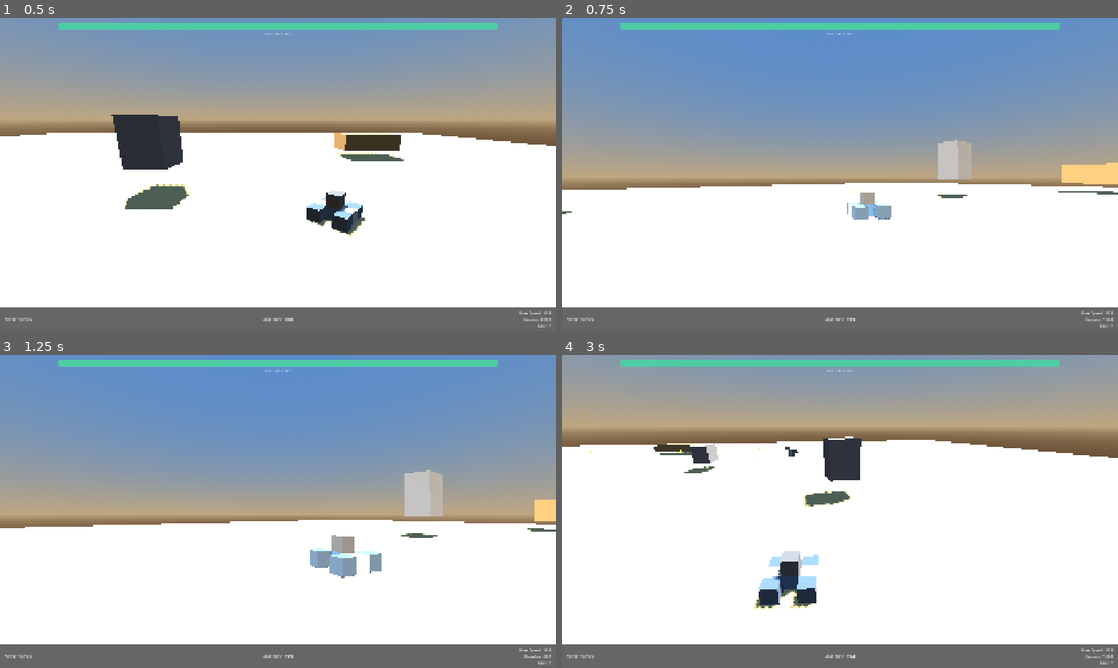
Above: before the commit, frames 1-4 (two rows, left to right).
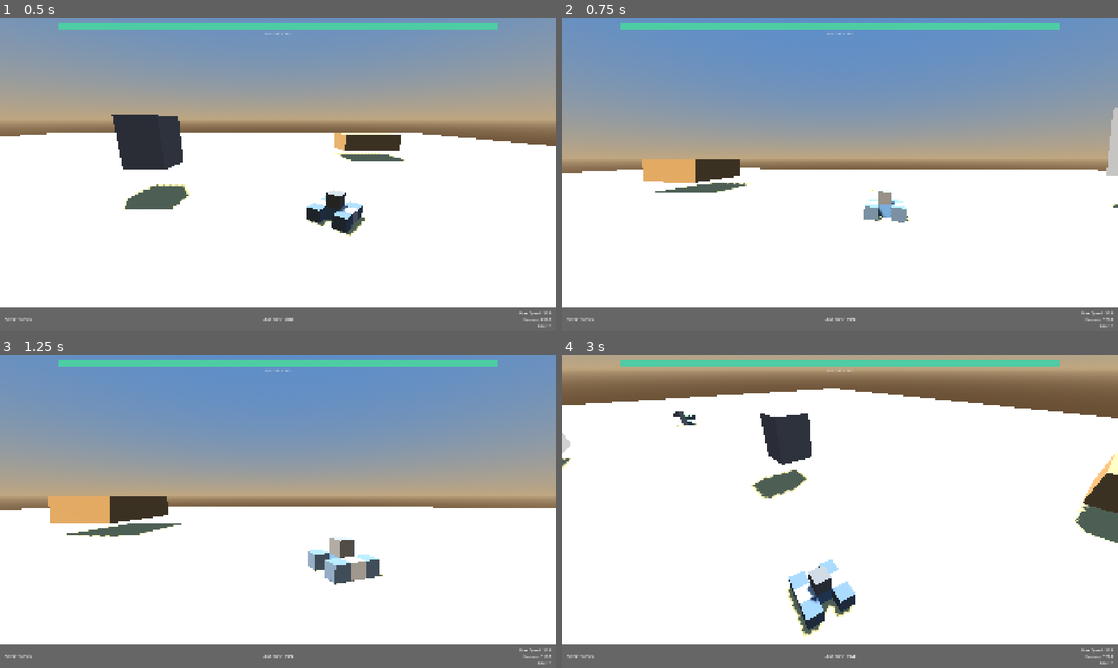
Above: after the commit, the same moments.

Repository: RSnegach/close-encounters
Game: Godot game, scene res://scenes/combat.tscn
The game is run twice, just before and just after one commit, with the same random seed, the same clock (stepped at 60 frames per second) and the same inputs. This scene is started directly instead of the project's main scene.
Inputs (mouse positions are in pixels of both pictures, inside the frame that each line leads up to):
- Up to frame 1 (0.5 s): no input
- Up to frame 2 (0.75 s): tap Enter at 0.5 s; move the mouse to (962, 158) at 0.52 s; hold D from 0.53 s (still down); tap F (dive) at 0.6 s; click (962, 158) at 0.67 s
- Up to frame 3 (1.25 s): keep holding D
- Up to frame 4 (3 s): release D at 1.25 s; drag from (728, 527) to (812, 574) at 1.27 s; move the mouse to (895, 442) at 2.02 s; hold D 2.03-2.75 s; tap 0 at 2.1 s; click (895, 442) at 2.17 s; drag from (812, 574) to (673, 464) at 2.77 s

Frame 1 is identical in both runs. In frame 2, 13% of the frame differs, in the area x 0-100%, y 28-97%; in frame 3, 13%; in frame 4, 34%, in the area x 0-100%, y 0-97%.

Commit message:
Fix camera: remove warp_mouse, use clean CAPTURED mode
The warp_mouse approach generated reverse motion events that cancelled
camera movement each frame. Removed all warping. Now uses simple
CAPTURED mode on the standalone CombatCamera node which should work
since it's separate from the Vehicle class (no parse error issues).
No warp, no CONFINED mode, no fighting with the input system.

Diff:
--- a/scripts/combat/combat_camera.gd
+++ b/scripts/combat/combat_camera.gd
@@ -1,8 +1,7 @@
 ## CombatCamera — Standalone third-person camera with mouse look.
 ##
-## Uses CONFINED mouse mode (cursor stays in window) and tracks mouse
-## position delta each frame. This is more reliable than CAPTURED mode
-## which doesn't work on all setups.
+## Uses CAPTURED mouse mode. If that doesn't work on your setup,
+## the camera also works in VISIBLE mode (when paused).
 class_name CombatCamera
 extends Node3D
 
@@ -13,19 +12,13 @@
 var yaw: float = 0.0           ## Horizontal angle (degrees).
 var pitch: float = -15.0       ## Vertical angle (degrees).
 var distance: float = 14.0     ## Distance behind the target.
-var sensitivity: float = 0.3   ## Mouse sensitivity.
+var sensitivity: float = 0.2   ## Mouse sensitivity.
 
 ## The direction the camera center points — used for aiming.
 var aim_direction: Vector3 = Vector3.FORWARD
 
-## Track previous mouse position to compute delta manually.
-var _prev_mouse_pos: Vector2 = Vector2.ZERO
-var _has_prev_pos: bool = false
-var _screen_center: Vector2 = Vector2.ZERO
-
 
 func _ready() -> void:
-	# Build the camera rig.
 	pivot = Node3D.new()
 	pivot.name = "CamPivot"
 	add_child(pivot)
@@ -37,25 +30,24 @@
 	cam.current = true
 	pivot.rotation_degrees.x = pitch
 
-	# Process even when paused so ESC menu works.
+	# Process even when paused so ESC menu camera still works.
 	process_mode = Node.PROCESS_MODE_ALWAYS
+	# Ensure we receive input.
+	set_process_input(true)
 
 
-## Bind to a target vehicle.
+## Bind to a target vehicle and hide the cursor.
 func setup(target_node: Node3D) -> void:
 	target = target_node
 	yaw = rad_to_deg(target.global_rotation.y) + 180.0
-	# Use CONFINED mode — cursor stays in window, visible, generates motion.
-	Input.set_mouse_mode(Input.MOUSE_MODE_CONFINED)
-	_screen_center = get_viewport().get_visible_rect().size * 0.5
-	print("[CombatCamera] Attached to %s. Mouse confined." % target.name)
+	Input.set_mouse_mode(Input.MOUSE_MODE_CAPTURED)
+	print("[CombatCamera] Attached to %s." % target.name)
 
 
 func _input(event: InputEvent) -> void:
 	if target == null:
 		return
 
-	# Handle mouse motion from both CONFINED and CAPTURED modes.
 	if event is InputEventMouseMotion:
 		var motion: InputEventMouseMotion = event as InputEventMouseMotion
 		yaw -= motion.relative.x * sensitivity
@@ -66,15 +58,6 @@
 func _process(_delta: float) -> void:
 	if target == null or pivot == null:
 		return
-
-	# If the game is not paused, keep mouse confined and warp to center
-	# each frame so we get infinite mouse movement (like CAPTURED mode
-	# but more compatible).
-	if not get_tree().paused:
-		if Input.get_mouse_mode() != Input.MOUSE_MODE_CONFINED:
-			Input.set_mouse_mode(Input.MOUSE_MODE_CONFINED)
-		# Warp mouse back to center each frame so it never hits the edge.
-		get_viewport().warp_mouse(_screen_center)
 
 	# Follow the target.
 	global_position = target.global_position + Vector3(0, 3, 0)
--- a/scripts/ui/hud.gd
+++ b/scripts/ui/hud.gd
@@ -110,11 +110,10 @@
 	is_paused = not is_paused
 	get_tree().paused = is_paused
 	pause_panel.visible = is_paused
-	# Show mouse cursor when paused, confine when resuming.
 	if is_paused:
 		Input.set_mouse_mode(Input.MOUSE_MODE_VISIBLE)
 	else:
-		Input.set_mouse_mode(Input.MOUSE_MODE_CONFINED)
+		Input.set_mouse_mode(Input.MOUSE_MODE_CAPTURED)
 
 
 func _on_resume_pressed() -> void:
